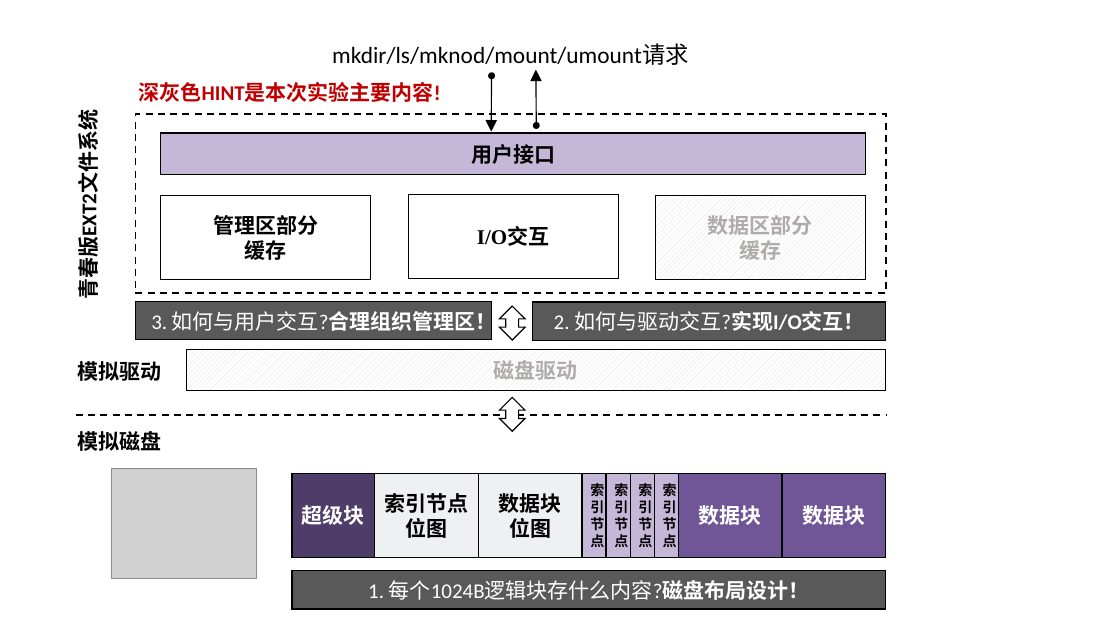
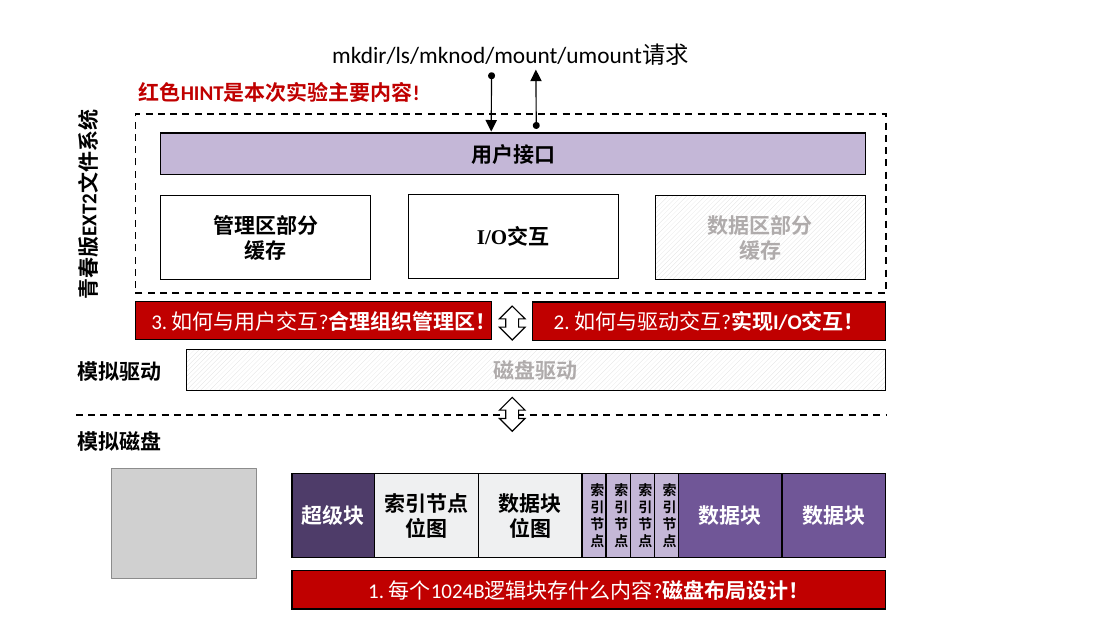
Before and after one commit to hitsz-cslab/os-labs, a slide deck: slide 7 of docs/lab5/绘图_new.pptx. Drawn at 1120x630 pixels with LibreOffice and Linux fonts; fonts in the diff are those of the drawing; grey boxes stand for pictures. Boxes give left, top, right and bottom in pixels: in the first picture for what was removed or moved away, otherwise in the second. Text is boxed around its words. In the diff, an @@ line names an element or a change of style, - is before the commit and + after.

```diff
--- a/docs/lab5/绘图_new.pptx
+++ b/docs/lab5/绘图_new.pptx
@@ text at (139, 82, 420, 102): text changed @@
-深灰色HINT是本次实验主要内容!
+红色HINT是本次实验主要内容!
@@ fill #595959 to #C00000 in 3 elements at (292, 571, 886, 609), (533, 302, 886, 340), (135, 302, 492, 340) @@
```
Also in this commit, not shown: 3 other slides changed, 6 slides added, 1 slide removed, 11 other files.
